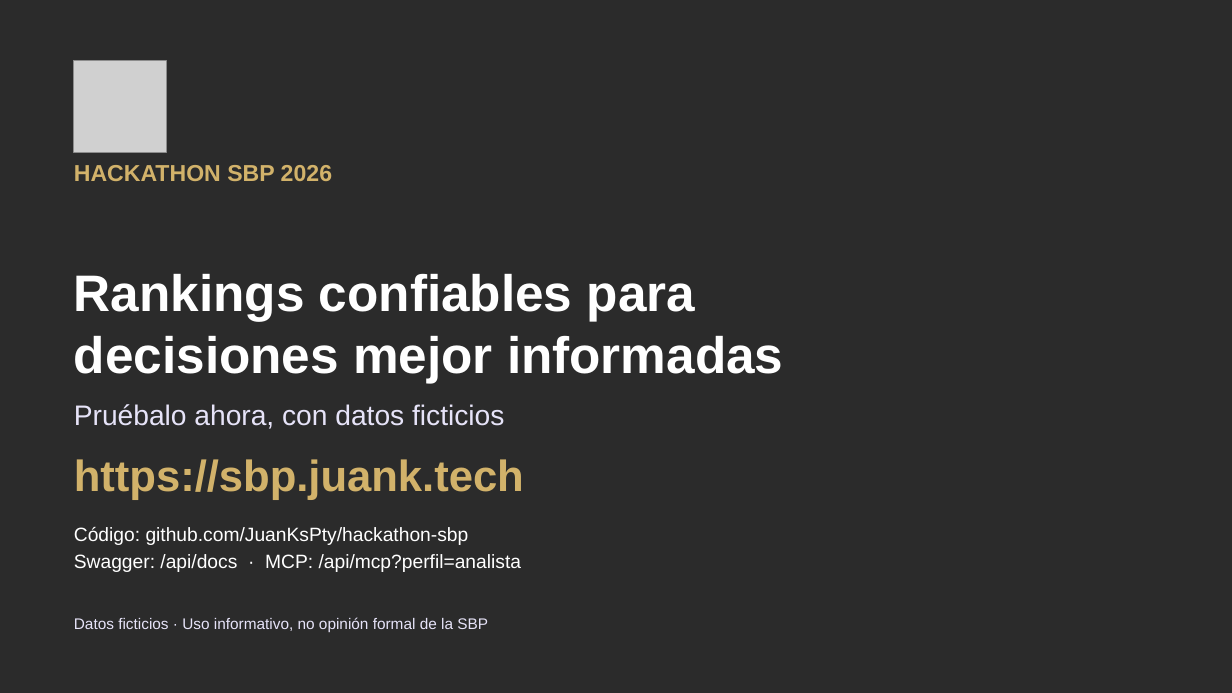
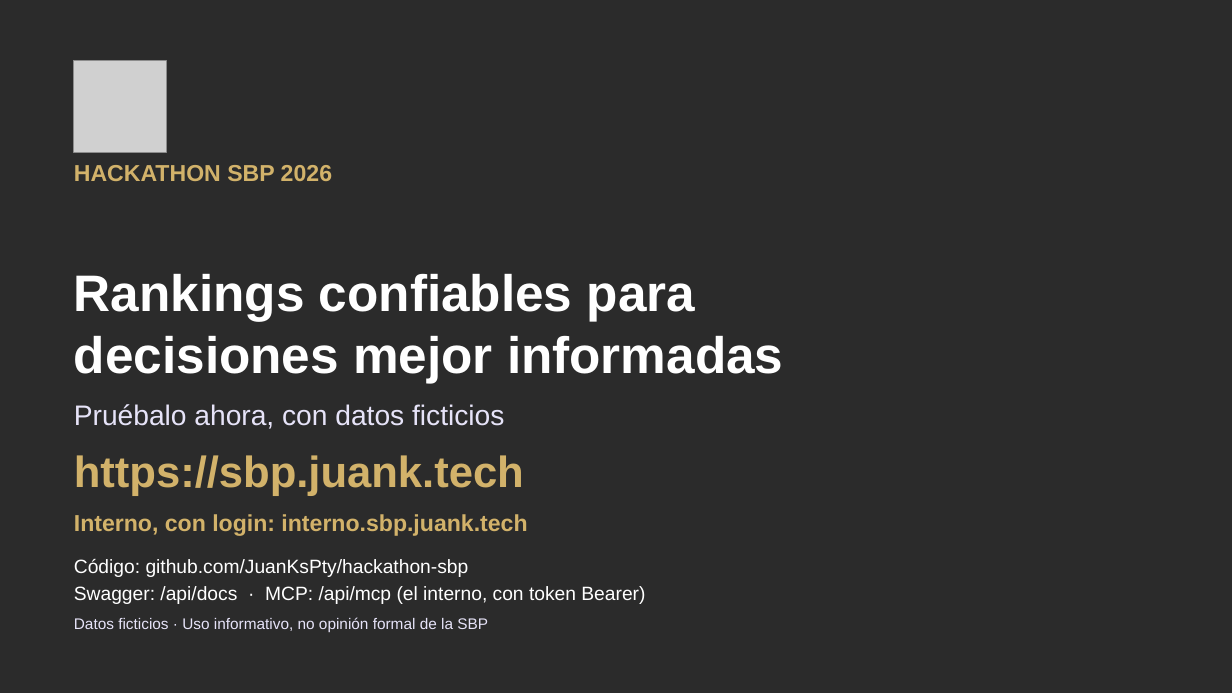
Before and after one commit to JuanKsPty/hackathon-sbp, a slide deck: slide 15 of presentacion/deck.pptx. Drawn at 1232x693 pixels with LibreOffice and Linux fonts; fonts in the diff are those of the drawing; grey boxes stand for pictures; background and template pictures are left out; a plain dark background stands for a picture behind light text. Boxes give left, top, right and bottom in pixels: in the first picture for what was removed or moved away, otherwise in the second. Text is boxed around its words. In the diff, an @@ line names an element or a change of style, - is before the commit and + after.

```diff
--- a/presentacion/deck.pptx
+++ b/presentacion/deck.pptx
@@ text "https://sbp.juank.tech": place and size @@
-text "https://sbp.juank.tech" at <box>74,459,524,500</box>
+text "https://sbp.juank.tech" at <box>74,455,524,496</box>
@@ text added at <box>74,514,527,536</box>, 18 pt, text #D2B26A, bold @@
+Interno, con login: interno.sbp.juank.tech
@@ text "Código: github.com/JuanKsPty/hackathon-sbp": place and size @@
-text "Código: github.com/JuanKsPty/hackathon-sbp" at <box>74,527,522,572</box>
+text "Código: github.com/JuanKsPty/hackathon-sbp" at <box>74,559,645,604</box>
@@ text at <box>74,586,645,604</box>: text changed @@
-Swagger: /api/docs · MCP: /api/mcp?perfil=analista
+Swagger: /api/docs · MCP: /api/mcp (el interno, con token Bearer)
```
Also in this commit, not shown: 7 other slides changed, 1 other file.
